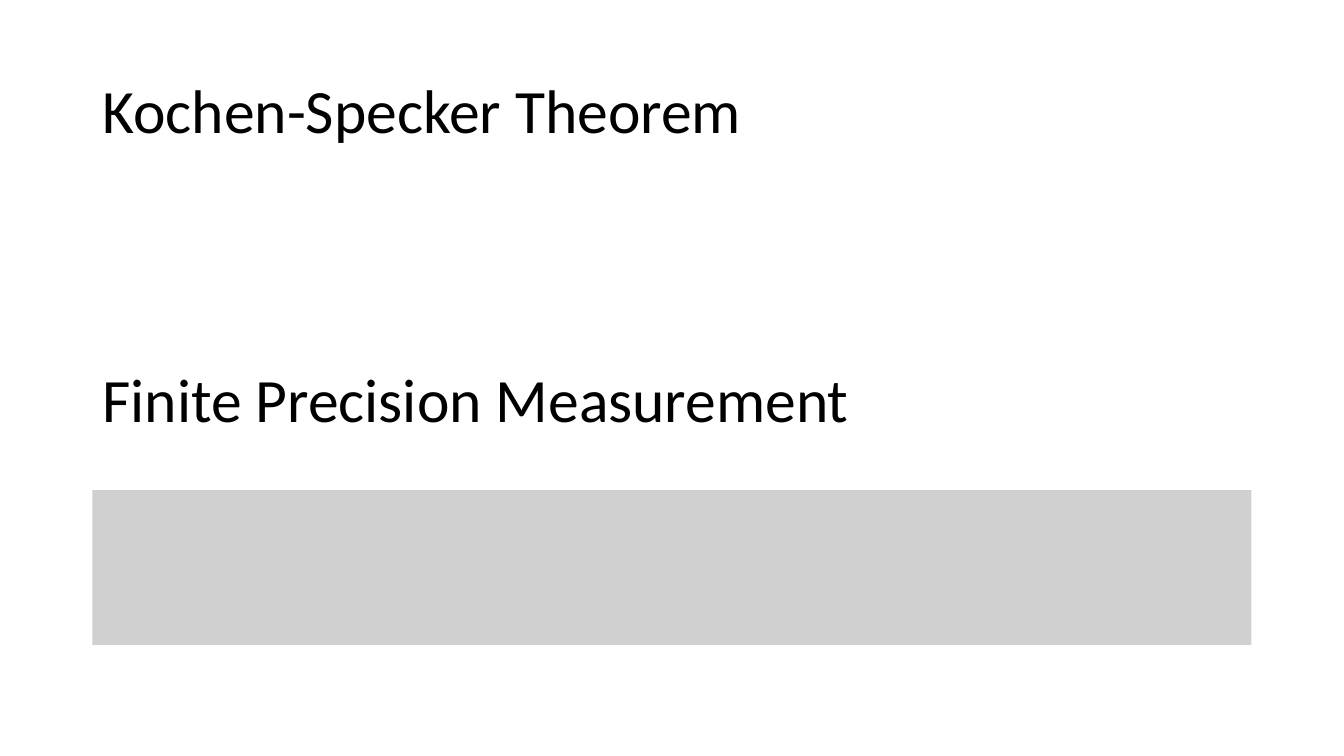
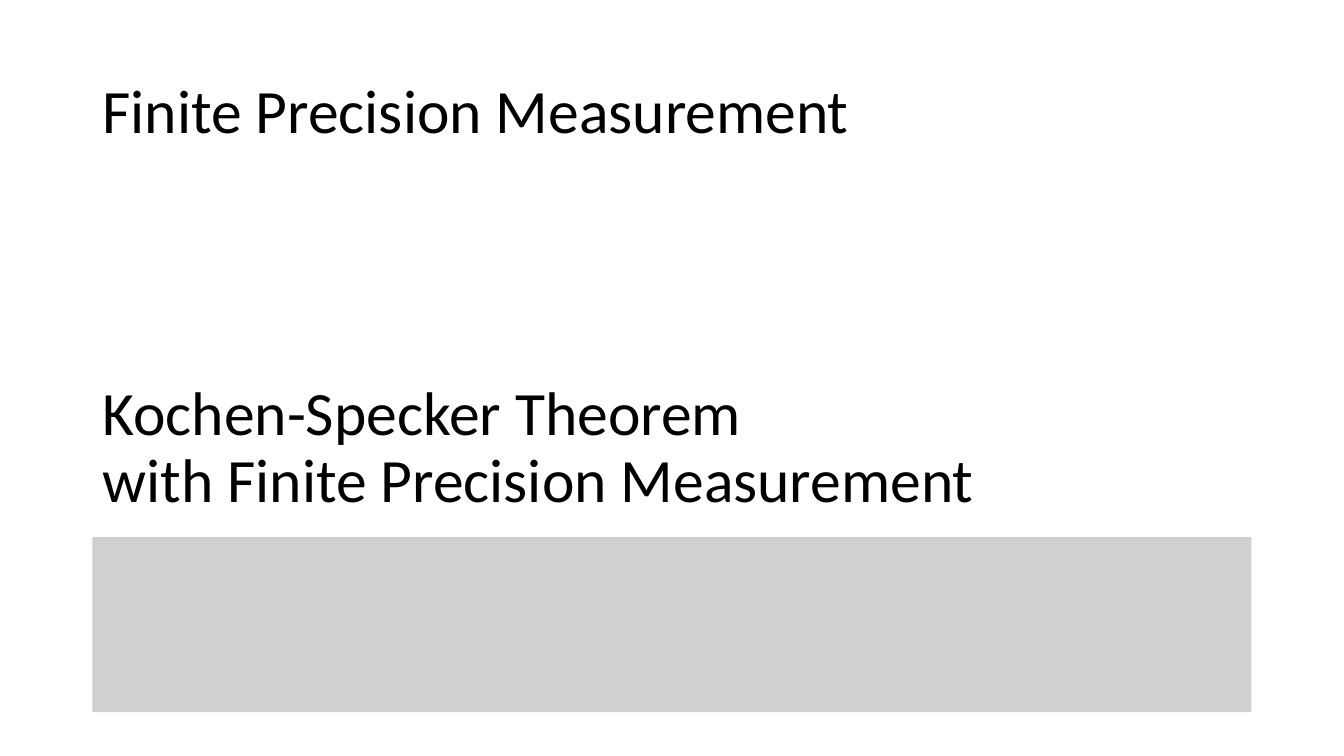
Before and after one commit to yuttai/Contextuality-and-Nonlocality-in-Discrete-Quantum-Theory, a slide deck: slide 13 of prop_letter.pptx (slide 11 before the commit). Drawn at 1344x756 pixels with LibreOffice and Linux fonts; fonts in the diff are those of the drawing; grey boxes stand for pictures. Boxes give left, top, right and bottom in pixels: in the first picture for what was removed or moved away, otherwise in the second. Text is boxed around its words. In the diff, an @@ line names an element or a change of style, - is before the commit and + after.

```diff
--- a/prop_letter.pptx
+++ b/prop_letter.pptx
@@ title at (x1=102, y1=90, x2=849, y2=134): text changed @@
-Kochen-Specker Theorem
+Finite Precision Measurement
@@ text at (x1=102, y1=392, x2=974, y2=503): text changed @@
-Finite Precision Measurement
+Kochen-Specker Theorem
+with Finite Precision Measurement
@@ picture removed at (x1=93, y1=490, x2=1252, y2=645) @@
@@ picture added at (x1=93, y1=537, x2=1252, y2=713) @@
```
Also in this commit, not shown: 3 other slides changed, 2 slides added.
